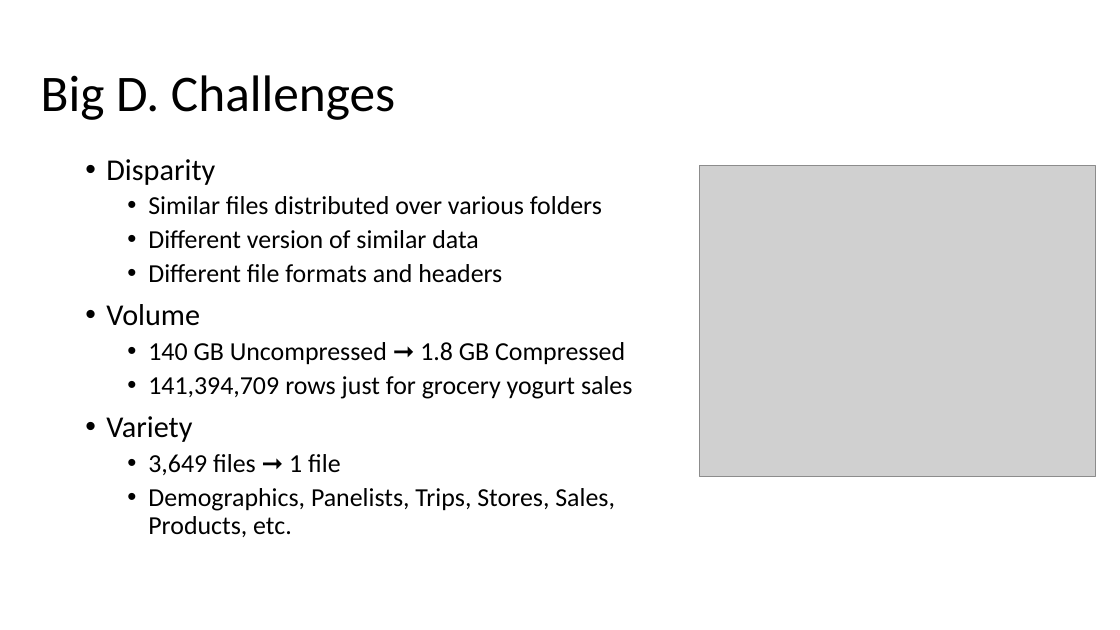
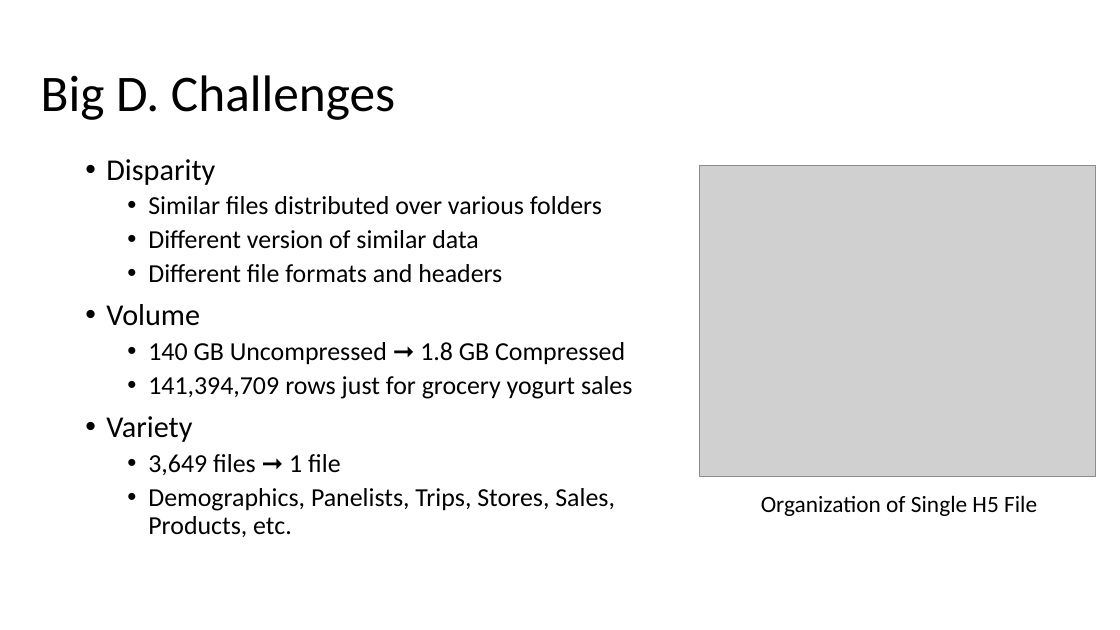
Before and after one commit to mGalarnyk/Machine_Learning_Froyo, a slide deck: slide 9 of Current_Powerpoint/Froyo_v2.pptx. Drawn at 1120x630 pixels with LibreOffice and Linux fonts; fonts in the diff are those of the drawing; grey boxes stand for pictures. Boxes give left, top, right and bottom in pixels: in the first picture for what was removed or moved away, otherwise in the second. Text is boxed around its words. In the diff, an @@ line names an element or a change of style, - is before the commit and + after.

```diff
--- a/Current_Powerpoint/Froyo_v2.pptx
+++ b/Current_Powerpoint/Froyo_v2.pptx
@@ text added at (761, 495, 1037, 516), 20 pt, text #000000 @@
+Organization of Single H5 File
```
Also in this commit, not shown: 2 other slides changed, 1 other file.
